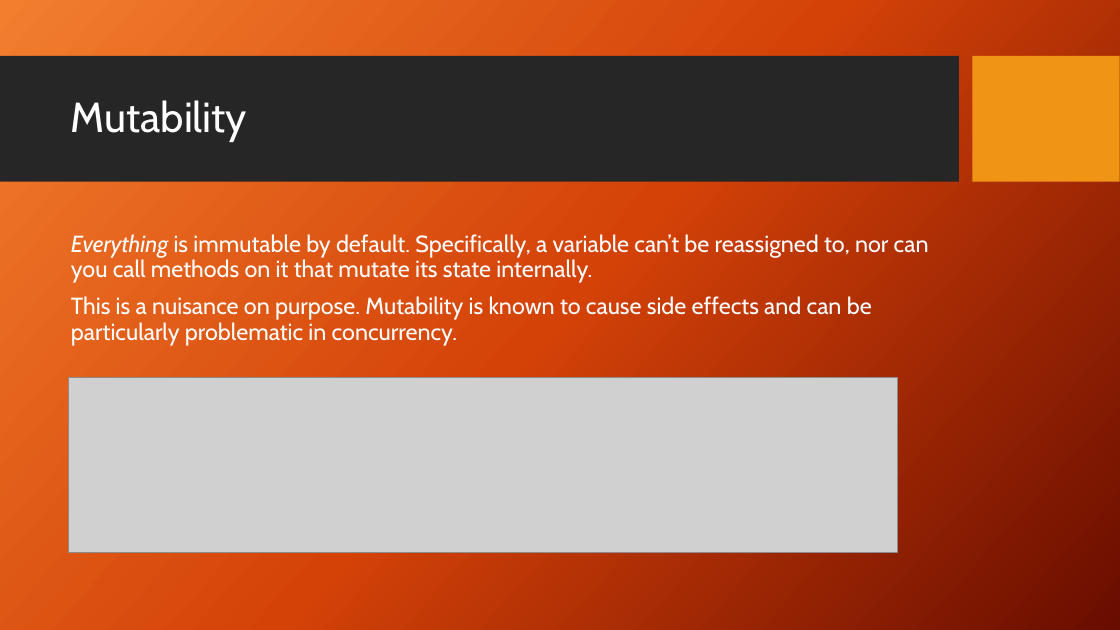
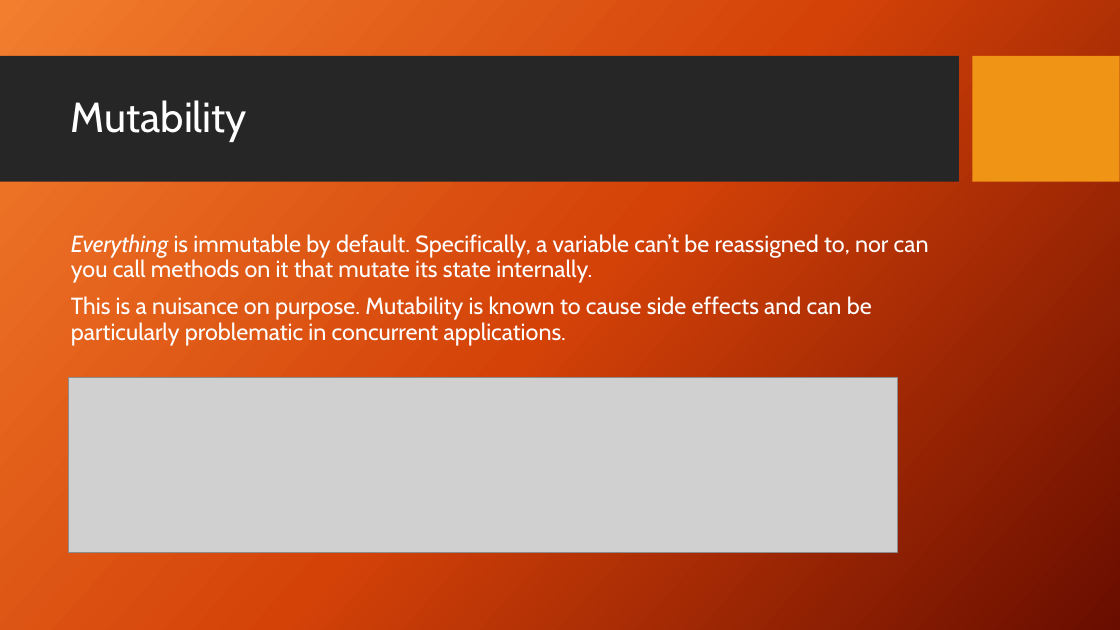
Before and after one commit to DaniloHP/csc372project1, a slide deck: slide 16 of Rust.pptx. Drawn at 1120x630 pixels with LibreOffice and Linux fonts; fonts in the diff are those of the drawing; grey boxes stand for pictures; background and template pictures are left out. Boxes give left, top, right and bottom in pixels: in the first picture for what was removed or moved away, otherwise in the second. Text is boxed around its words. In the diff, an @@ line names an element or a change of style, - is before the commit and + after.

```diff
--- a/Rust.pptx
+++ b/Rust.pptx
@@ text at [71, 296, 872, 345]: text changed @@
-This is a nuisance on purpose. Mutability is known to cause side effects and can be particularly problematic in concurrency.
+This is a nuisance on purpose. Mutability is known to cause side effects and can be particularly problematic in concurrent applications.
```
Also in this commit, not shown: 8 other slides changed, 1 slide added.
